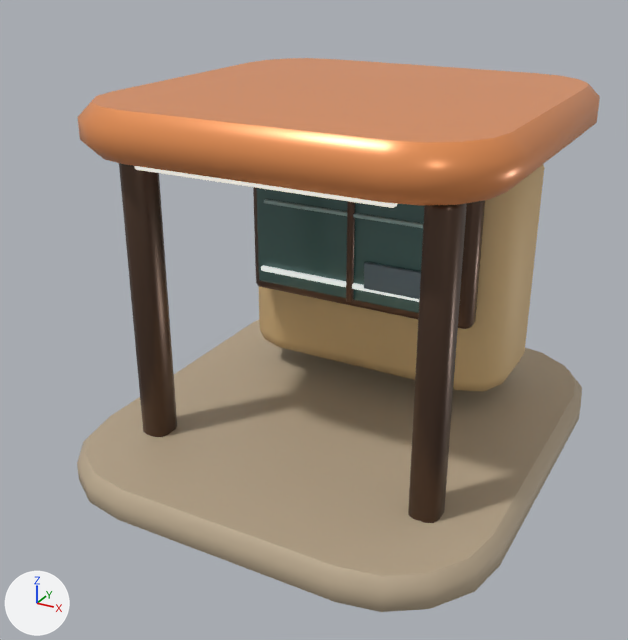
Renders of the glTF model assets/models/regions/valley_restaurant_2.glb from each side of a commit.
Camera for both pictures: a 50 mm lens placed at (7.2, -4.16, 3.13), pointed at (4.76, 0.27, 0.91). Lighting does not change. The marker at lower left points along +X, +Y and +Z. The first picture is the older version. Vertices at exactly the same position are counted once.

Objects in the first picture: 'Restaurant2'.
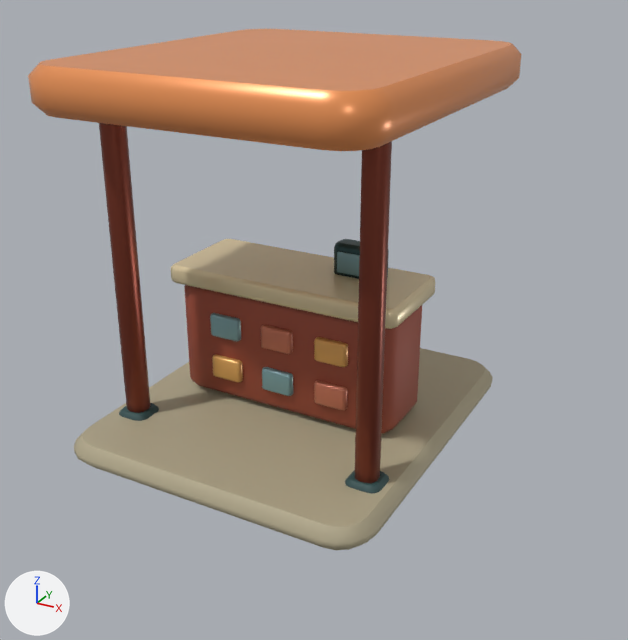
Changed parts and their boxes (x1, y1, x2, y2) in the pictures (628 x 640 px; the box of a moved part takes in the faces that stretch with it):
'Restaurant2', reshaped: before (77, 58, 600, 612); after (28, 29, 521, 550)
part 1 of me_restaurant2, moved or reshaped: before (346, 201, 355, 302); after (99, 123, 151, 413)
part 2 of me_restaurant2, moved or reshaped: before (259, 165, 544, 391); after (334, 239, 389, 279)
part 3 of me_restaurant2, moved or reshaped: before (253, 187, 485, 329); after (212, 354, 243, 382)
part 4 of me_restaurant2, moved or reshaped: before (364, 262, 421, 299); after (337, 251, 360, 276)
part 5 of me_restaurant2, rebuilt: before (77, 320, 582, 612); after (74, 348, 493, 550)
part 6 of me_restaurant2, rebuilt (17% shorter): before (78, 58, 600, 206); after (28, 29, 521, 151)
part 7 of me_restaurant2, deleted: before (119, 163, 467, 523)
part 8 of me_restaurant2, added: after (171, 141, 435, 493)
part 9 of me_restaurant2, added: after (119, 403, 159, 421)

Diff of the bpy script that builds the scene:
```diff
--- a/assets/models/regions/valley_restaurant_2.glb.py
+++ b/assets/models/regions/valley_restaurant_2.glb.py
@@ me_restaurant2 @@
 # used by ob_restaurant2; location = (0.0, 0.0, 0.0)
-me_restaurant2.from_pydata(...)  # 880 vertices, 1712 faces; spans x 3.54..6.26, y -1.08..2.04, z 0.0..2.32
+me_restaurant2.from_pydata(...)  # 1232 vertices, 2392 faces; spans x 3.42..5.58, y -0.73..1.75, z 0.0..2.51
+# me_restaurant2 part 1: the loose piece of 72 vertices spanning x 4.88..4.92, y 0.47..0.51, z 0.99..1.72 is scaled about its middle by (3.11, 3.11, 3.25), then moved by (-1.26, -0.66, -0.16)
+# me_restaurant2 part 2: the loose piece of 72 vertices spanning x 3.95..5.85, y 0.69..1.59, z 0.35..1.92 is scaled about its middle by (0.186, 0.165, 0.165), then moved by (-0.02, -0.46, 0.04), in mat_metal
+# me_restaurant2 part 3: the loose piece of 72 vertices spanning x 4.11..5.68, y 0.56..0.73, z 0.9..1.79 is scaled about its middle by (0.133, 0.473, 0.169), then moved by (-0.8, -0.4, -0.93), in mat_paint
+# me_restaurant2 part 4: the loose piece of 72 vertices spanning x 5.0..5.4, y 0.48..0.51, z 1.09..1.27 is scaled about its middle by (0.627, 0.667, 0.805), then moved by (-0.31, 0.09, 0.02), in mat_tint
+# me_restaurant2 part 5: the loose piece of 80 vertices spanning x 3.54..6.26, y -1.08..2.04, z 0.0..0.22 is rebuilt with 80 vertices and now spans x 3.42..5.58, y -0.73..1.75, z 0.0..0.16
+# me_restaurant2 part 6: the loose piece of 80 vertices spanning x 3.64..6.16, y -0.77..1.73, z 2.04..2.32 is rebuilt with 80 vertices and now spans x 3.42..5.58, y -0.73..1.75, z 2.23..2.51
+# me_restaurant2 part 7: 6 loose pieces with 432 vertices, spanning x 3.89..5.91, y -0.61..0.58, z 0.03..2.05, are deleted
+# me_restaurant2 part 8: 656 vertices added at x 3.66..5.48, y -0.29..0.92, z 0.0..2.37
+# me_restaurant2 part 9: 80 vertices added at x 3.52..3.75, y -0.29..-0.05, z 0.01..0.19
+# other edits to the shape of me_restaurant2 do not show in these pictures
 me_restaurant2.materials.append(mat_ceramic)
```
